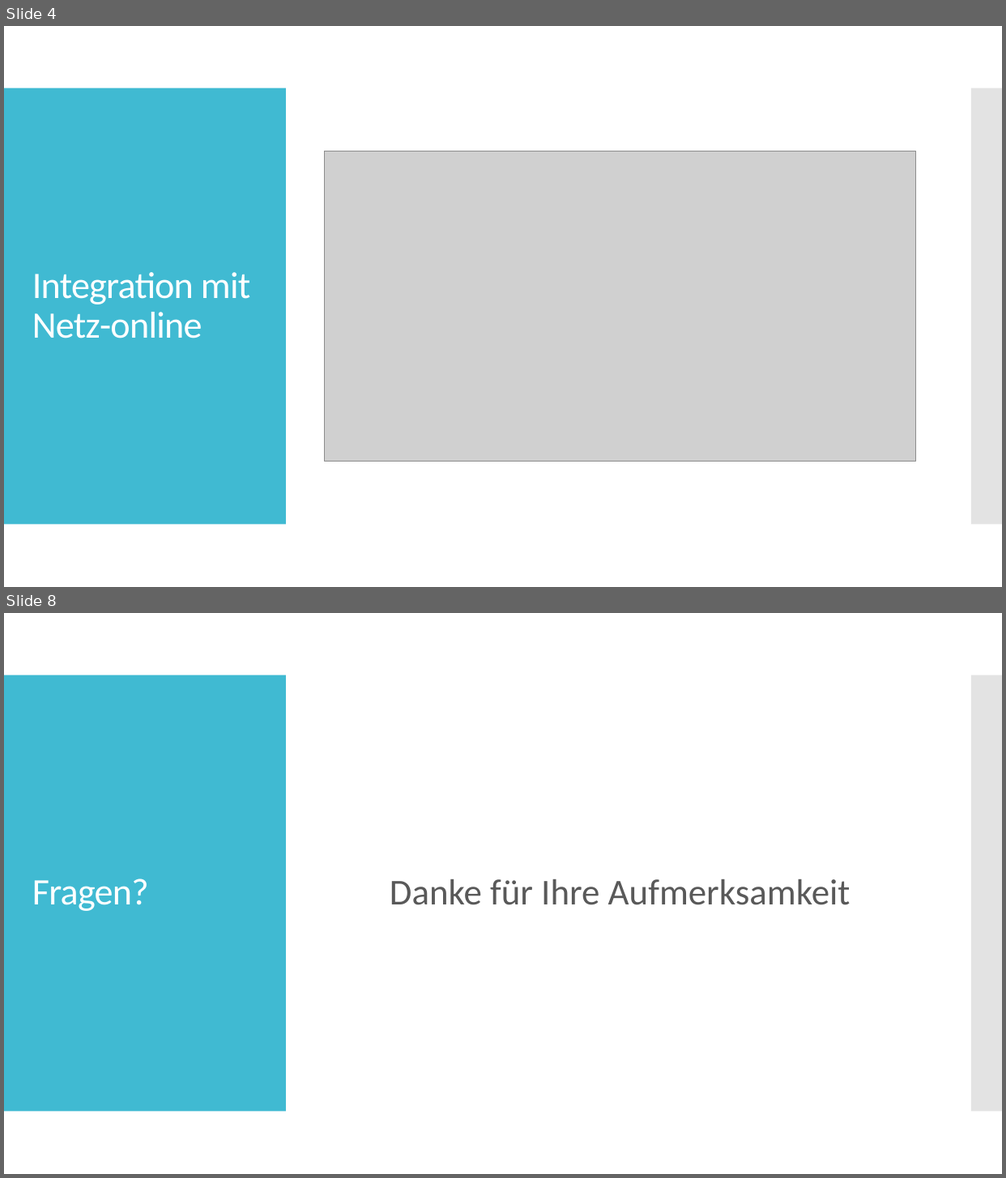
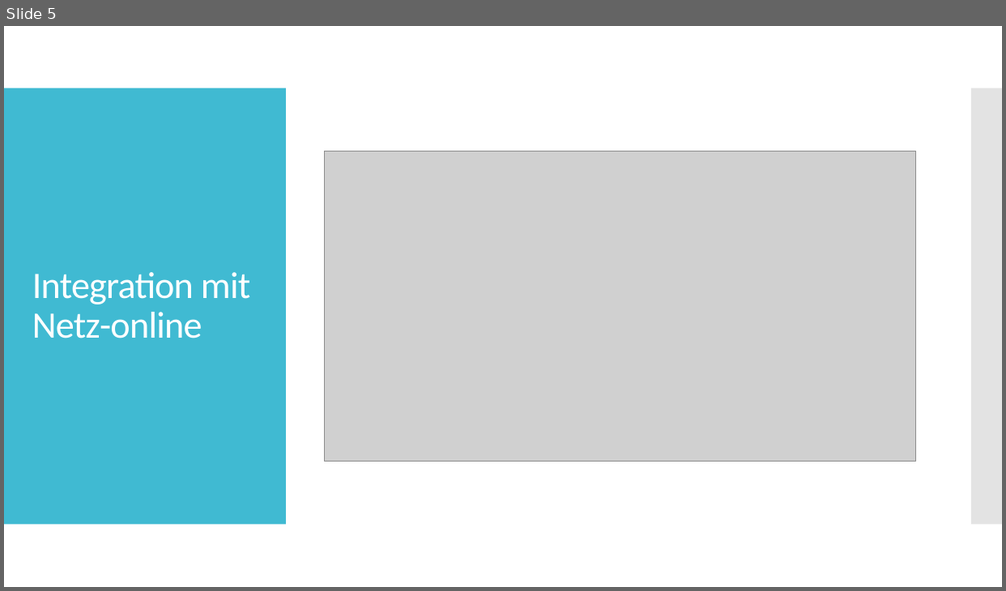
Before and after one commit to SebastianMandl/AEMS, a slide deck: Planung/Praesentationen/Praesentation_Firmentag.pptx. Shown one above the other, each under a label of ours: slides 4 and 8 before the commit, slide 5 after it; the slides between them are not shown. The pictures are 1006x1178 and 1006x591 pixels, drawn with LibreOffice and Linux fonts; fonts in the diff are those of the drawing; grey boxes stand for pictures. Boxes give left, top, right and bottom in pixels: in the first picture for what was removed or moved away, otherwise in the second. Text is boxed around its words. In the diff, an @@ line names an element or a change of style, - is before the commit and + after.

```diff
--- a/Planung/Praesentationen/Praesentation_Firmentag.pptx
+++ b/Planung/Praesentationen/Praesentation_Firmentag.pptx
@@ slide 8 removed at (x1=4, y1=613, x2=1002, y2=1174), background #FFFFFF; not listed: 2 template elements that a slide beside it also shows @@
@@ title removed at (x1=32, y1=879, x2=149, y2=911) @@
-Fragen?
@@ text removed at (x1=390, y1=879, x2=850, y2=905) @@
-Danke für Ihre Aufmerksamkeit
@@ what was slide 4 is now slide 5 @@
```
Also in this commit, not shown: 4 slides changed, 3 slides added, 1 other file.
